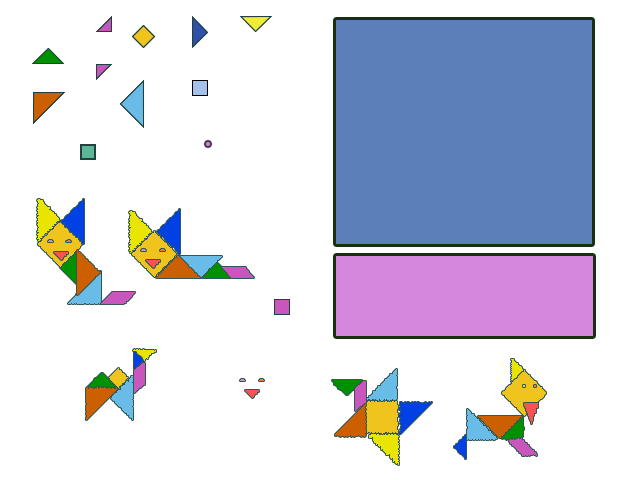
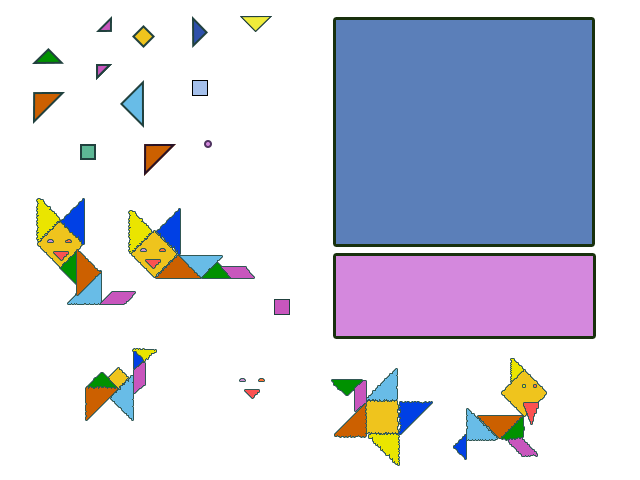
The second 640 x 480 image is a revision of the first. Changes to its layers:
removed layer "Многоугольник 1 копия 20" over <box>120,80,144,128</box>
removed layer "Многоугольник 1 копия 19" over <box>120,80,144,128</box>
removed layer "Многоугольник 1 копия 11" over <box>120,80,144,128</box>
painted on "Многоугольник 1 копия 7" (1st of 6) over <box>121,82,143,126</box>
removed layer "Многоугольник 1 копия 18" over <box>33,92,65,124</box>
removed layer "Многоугольник 1 копия 17" over <box>33,92,65,124</box>
painted on "Многоугольник 1 копия 9" over <box>33,92,176,176</box>
painted on "Многоугольник 1 копия 7" (2nd of 6) over <box>34,93,63,122</box>
removed layer "Прямоугольник 1 копия 4" over <box>132,25,155,48</box>
removed layer "Прямоугольник 1 копия 3" over <box>132,25,155,48</box>
removed layer "Прямоугольник 1 копия 2" over <box>132,25,155,48</box>
painted on "Прямоугольник 1 копия" over <box>133,26,154,47</box>
removed layer "Многоугольник 1 копия 22" over <box>96,16,112,32</box>
removed layer "Многоугольник 1 копия 21" over <box>96,16,112,32</box>
removed layer "Многоугольник 1 копия 13" over <box>96,16,112,32</box>
painted on "Многоугольник 1 копия 7" (3rd of 6) over <box>98,18,111,31</box>
painted on "Многоугольник 1 копия 14" over <box>97,65,110,78</box>
removed layer "Многоугольник 1 копия 23" over <box>192,16,208,48</box>
removed layer "Многоугольник 1 копия 12" over <box>192,16,208,48</box>
painted on "Многоугольник 1 копия 7" (6th of 6) over <box>193,18,207,46</box>
removed layer "Многоугольник 1 копия 16" over <box>32,48,64,64</box>
removed layer "Многоугольник 1 копия 15" over <box>32,48,64,64</box>
painted on "Многоугольник 1 копия 8" over <box>34,49,62,64</box>
removed layer "Многоугольник 1 копия 7" (7th of 7) over <box>32,48,64,64</box>
